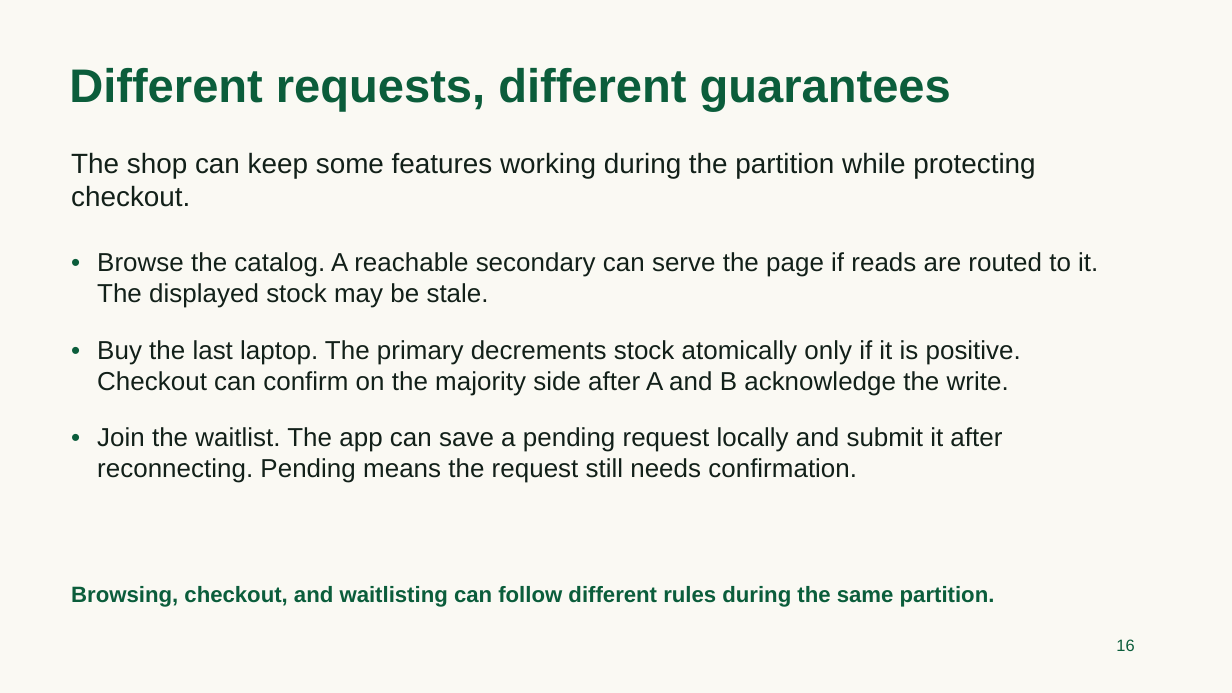
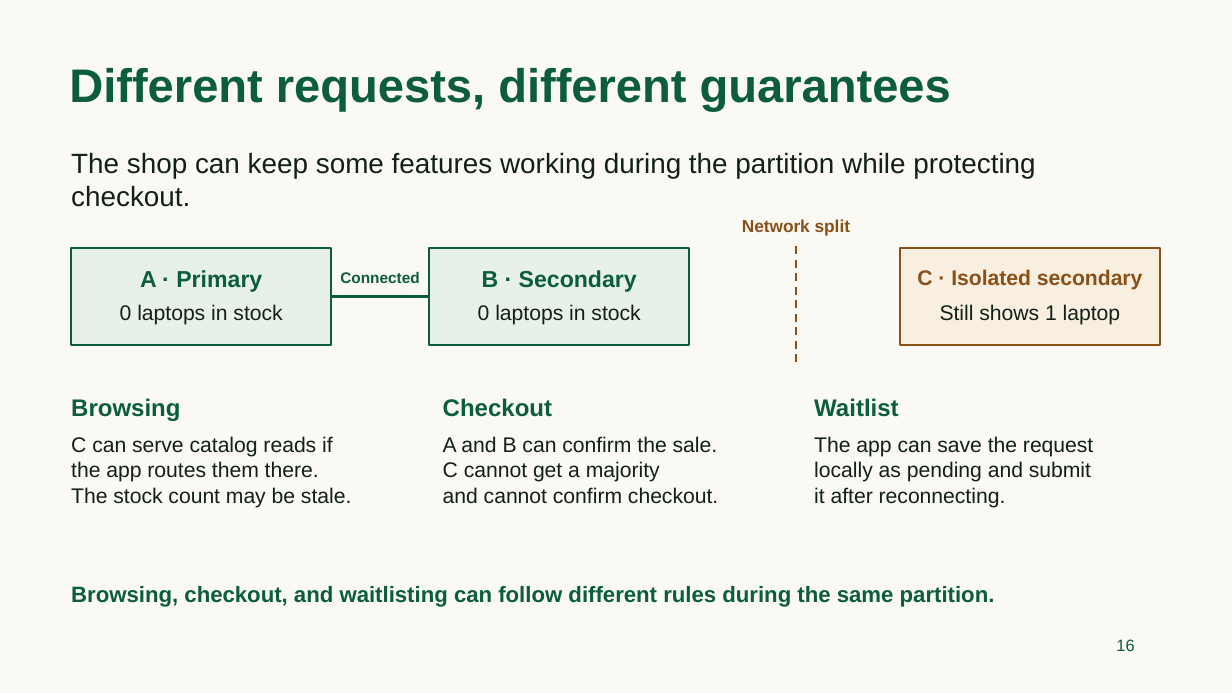
Before and after one commit to TeachingOW/DBMS-F26, a slide deck: slide 16 of lectures/14_MongoDB.pptx. Drawn at 1232x693 pixels with LibreOffice and Linux fonts; fonts in the diff are those of the drawing. Boxes give left, top, right and bottom in pixels: in the first picture for what was removed or moved away, otherwise in the second. Text is boxed around its words. In the diff, an @@ line names an element or a change of style, - is before the commit and + after.

```diff
--- a/lectures/14_MongoDB.pptx
+++ b/lectures/14_MongoDB.pptx
@@ text added at (x1=742, y1=219, x2=850, y2=236), 13.5 pt, text #8A5017, bold @@
+Network split
@@ text removed at (x1=71, y1=246, x2=91, y2=274) @@
-•
@@ rectangle added at (x1=71, y1=249, x2=331, y2=346), fill #E7F1E9, outline #0B5D3B 1.5 pt @@
@@ text removed at (x1=97, y1=252, x2=1098, y2=308) @@
-Browse the catalog. A reachable secondary can serve the page if reads are routed to it. The displayed stock may be stale.
@@ rectangle added at (x1=430, y1=249, x2=689, y2=346), fill #E7F1E9, outline #0B5D3B 1.5 pt @@
@@ line added from (796, 247) to (796, 363), #8A5017 1.5 pt dashed @@
@@ rectangle added at (x1=900, y1=249, x2=1160, y2=346), fill #F8EFE1, outline #8A5017 1.5 pt @@
@@ text added at (x1=917, y1=269, x2=1143, y2=290), 16.5 pt, text #8A5017, bold @@
+C · Isolated secondary
@@ text added at (x1=140, y1=270, x2=262, y2=292), 18 pt, text #0B5D3B, bold @@
+A · Primary
@@ line added from (331, 297) to (430, 297), #0B5D3B 2.25 pt @@
@@ text added at (x1=340, y1=272, x2=419, y2=283), 12 pt, text #0B5D3B, bold @@
+Connected
@@ text added at (x1=482, y1=270, x2=637, y2=292), 18 pt, text #0B5D3B, bold @@
+B · Secondary
@@ text added at (x1=120, y1=304, x2=282, y2=325), 16.5 pt, text #122019 @@
+0 laptops in stock
@@ text added at (x1=478, y1=304, x2=640, y2=325), 16.5 pt, text #122019 @@
+0 laptops in stock
@@ text added at (x1=940, y1=304, x2=1121, y2=325), 16.5 pt, text #122019 @@
+Still shows 1 laptop
@@ text removed at (x1=71, y1=333, x2=91, y2=360) @@
-•
@@ text removed at (x1=97, y1=340, x2=1021, y2=396) @@
-Buy the last laptop. The primary decrements stock atomically only if it is positive. Checkout can confirm on the majority side after A and B acknowledge the write.
@@ text added at (x1=71, y1=398, x2=180, y2=421), 18.8 pt, text #0B5D3B, bold @@
+Browsing
@@ text added at (x1=443, y1=398, x2=552, y2=417), 18.8 pt, text #0B5D3B, bold @@
+Checkout
@@ text added at (x1=814, y1=398, x2=898, y2=417), 18.8 pt, text #0B5D3B, bold @@
+Waitlist
@@ text removed at (x1=71, y1=421, x2=91, y2=448) @@
-•
@@ text added at (x1=71, y1=436, x2=351, y2=508), 16.5 pt, text #122019 @@
+C can serve catalog reads if
+the app routes them there.
+The stock count may be stale.
@@ text added at (x1=443, y1=436, x2=718, y2=504), 16.5 pt, text #122019 @@
+A and B can confirm the sale.
+C cannot get a majority
+and cannot confirm checkout.
@@ text at (x1=814, y1=436, x2=1093, y2=508): text changed; size 20.2 to 16.5 pt @@
-Join the waitlist. The app can save a pending request locally and submit it after reconnecting. Pending means the request still needs confirmation.
+The app can save the request
+locally as pending and submit
+it after reconnecting.
```
Also in this commit, not shown: 4 other files.
